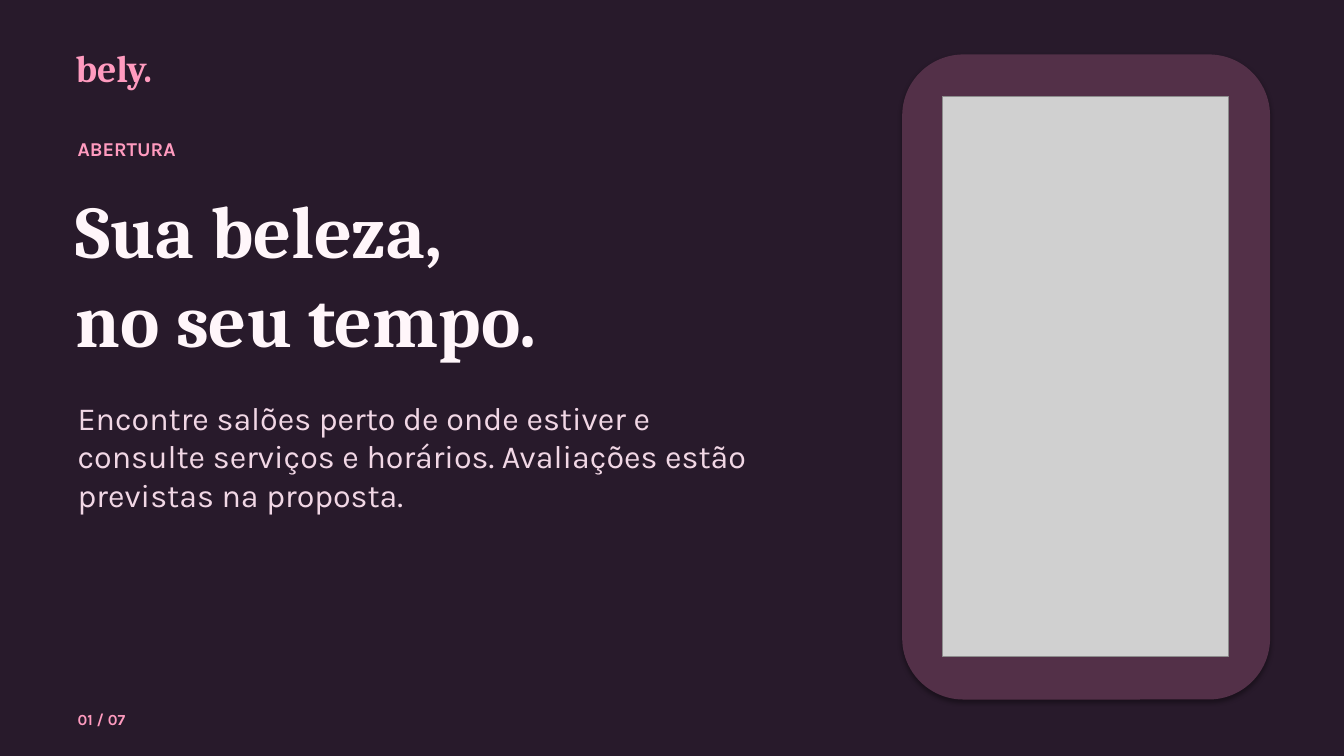
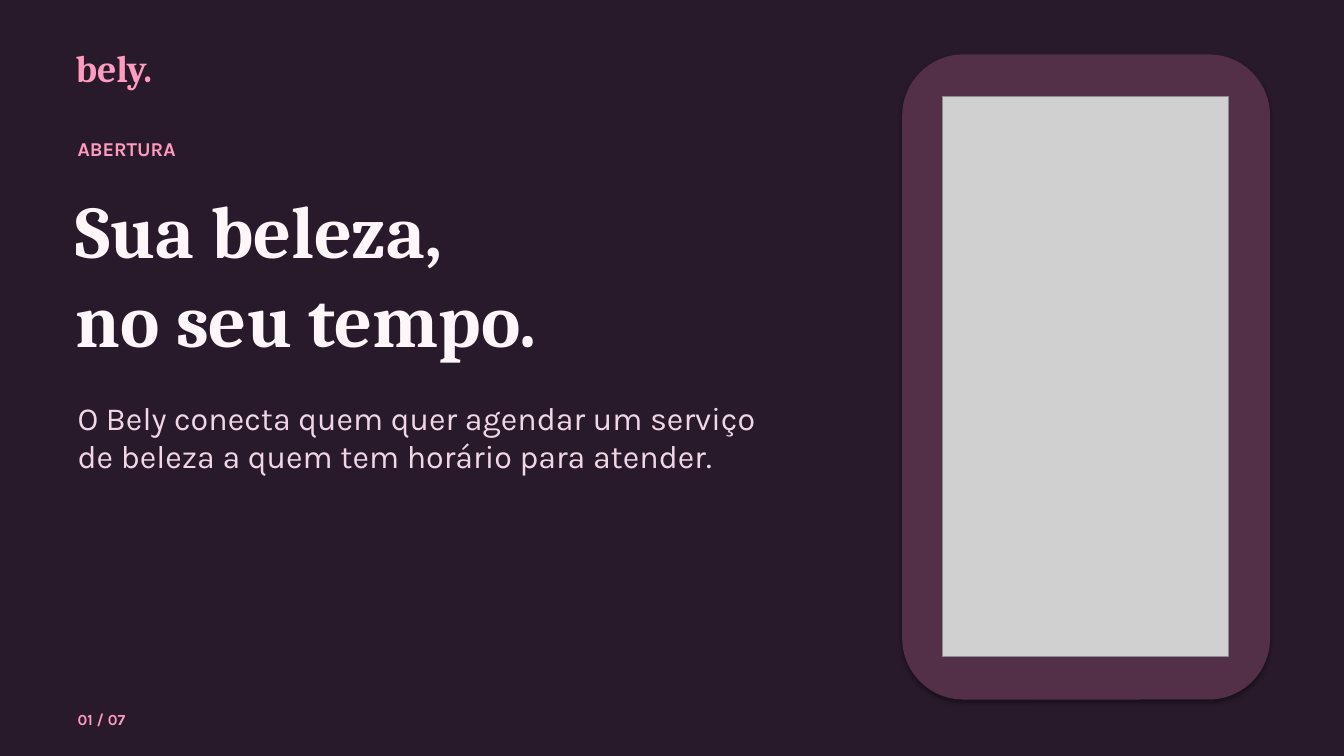
Before and after one commit to camilalordelo1/bely, a slide deck: slide 1 of bely-pitch.pptx. Drawn at 1344x756 pixels with LibreOffice and Linux fonts; fonts in the diff are those of the drawing; grey boxes stand for pictures. Boxes give left, top, right and bottom in pixels: in the first picture for what was removed or moved away, otherwise in the second. Text is boxed around its words. In the diff, an @@ line names an element or a change of style, - is before the commit and + after.

```diff
--- a/bely-pitch.pptx
+++ b/bely-pitch.pptx
@@ text at box(78, 408, 755, 476): text changed @@
-Encontre salões perto de onde estiver e consulte serviços e horários. Avaliações estão previstas na proposta.
+O Bely conecta quem quer agendar um serviço de beleza a quem tem horário para atender.
```
Also in this commit, not shown: 4 other slides changed, 1 other file.
